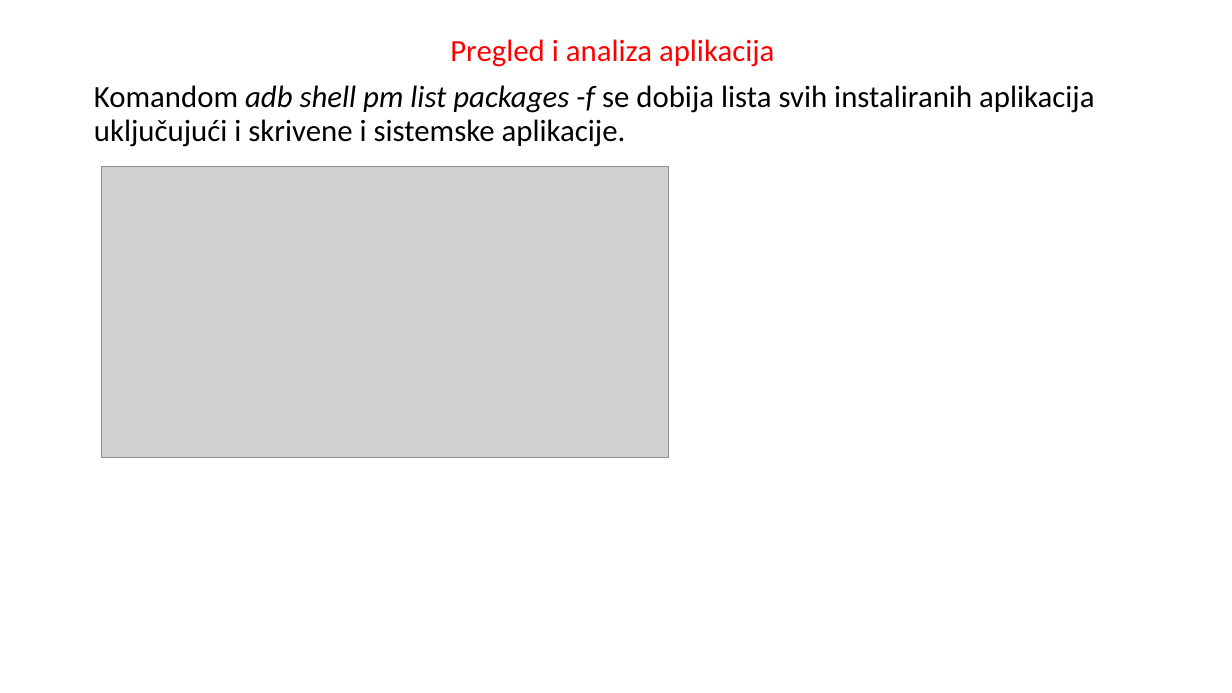
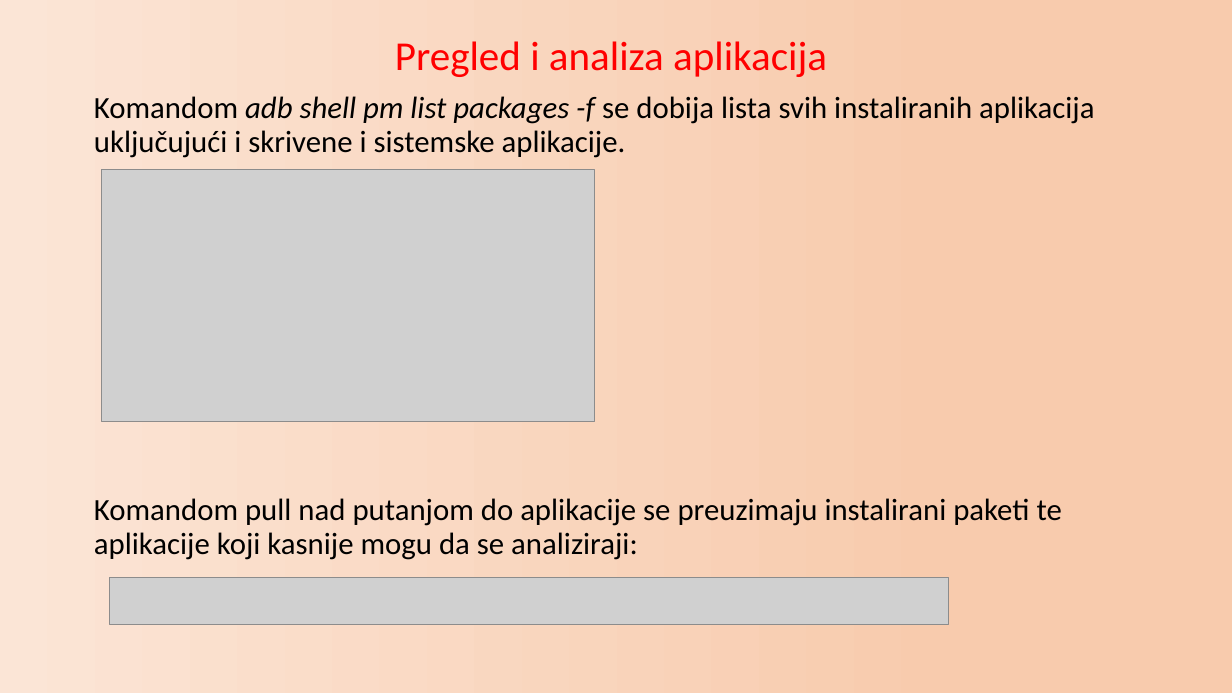
Before and after one commit to zvasiccc/DigitalnaForenzika, a slide deck: slide 10 of Primena ADB alata u analizi Android uređaja.pptx (slide 8 before the commit). Drawn at 1232x693 pixels with LibreOffice and Linux fonts; fonts in the diff are those of the drawing; grey boxes stand for pictures. Boxes give left, top, right and bottom in pixels: in the first picture for what was removed or moved away, otherwise in the second. Text is boxed around its words. In the diff, an @@ line names an element or a change of style, - is before the commit and + after.

```diff
--- a/Primena ADB alata u analizi Android uređaja.pptx
+++ b/Primena ADB alata u analizi Android uređaja.pptx
@@ background #FFFFFF to gradient #FBE5D6 to #F8CBAD @@
@@ text at <box>395,41,827,77</box>: size 24 to 32 pt in "Pregled i analiza aplikacija" @@
@@ picture: place and size @@
-picture at <box>102,166,668,457</box>
+picture at <box>102,169,594,422</box>
@@ text at <box>94,498,1062,560</box>: paragraph added @@
+Komandom pull nad putanjom do aplikacije se preuzimaju instalirani paketi te aplikacije koji kasnije mogu da se analiziraji:
@@ picture added at <box>109,578,949,625</box> @@
```
Also in this commit, not shown: 13 other slides changed, 2 slides added, 2 other files.
